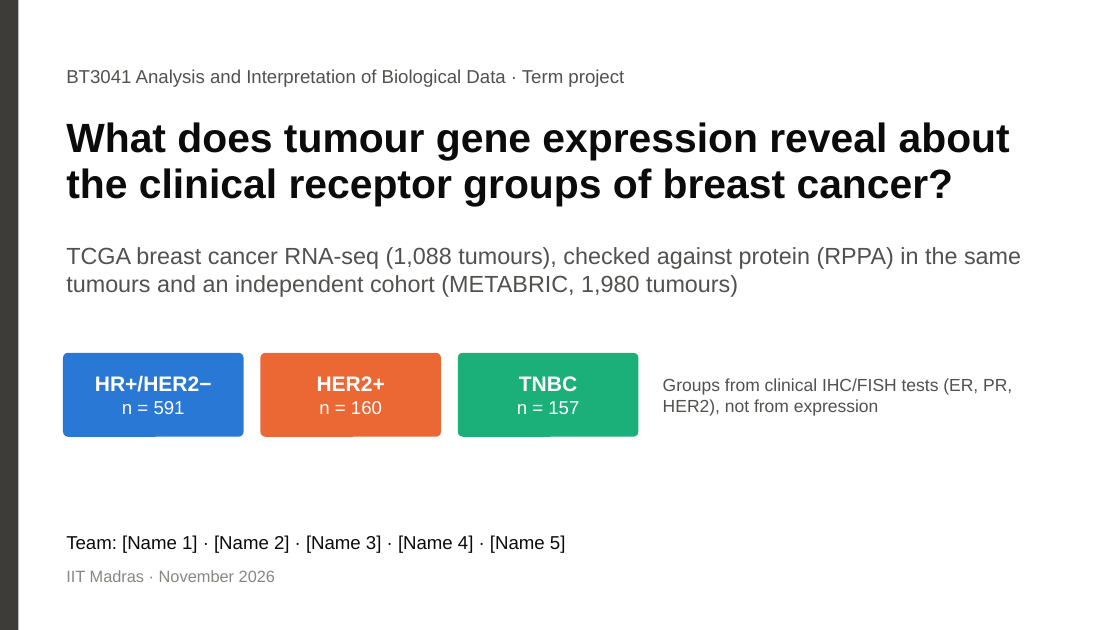
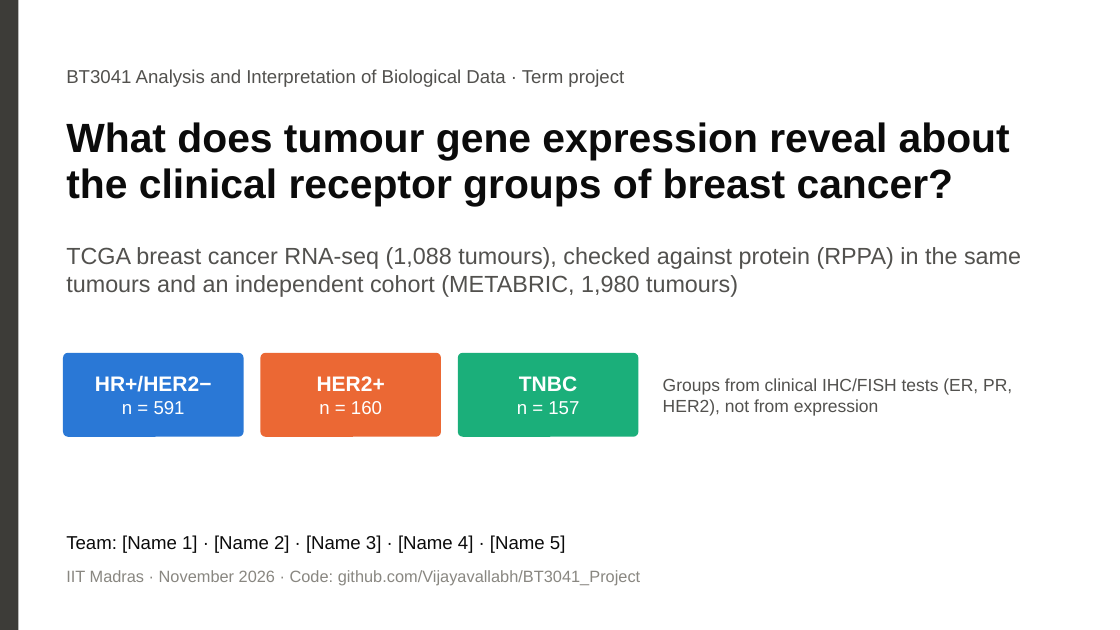
Before and after one commit to Vijayavallabh/BT3041_Project, a slide deck: slide 1 of step4_slides/BT3041_talk.pptx. Drawn at 1120x630 pixels with LibreOffice and Linux fonts; fonts in the diff are those of the drawing. Boxes give left, top, right and bottom in pixels: in the first picture for what was removed or moved away, otherwise in the second. Text is boxed around its words. In the diff, an @@ line names an element or a change of style, - is before the commit and + after.

Commit message:
Add repository link to report and slides; reword AI-use statement
Report: code link in 'Data and code availability' (AI logs stay in the private supplement). Slides: repo link on the title and closing slides. Q&A sheet and READMEs point to the repo.

```diff
--- a/step4_slides/BT3041_talk.pptx
+++ b/step4_slides/BT3041_talk.pptx
@@ text at [66,570,640,586]: text changed @@
-IIT Madras · November 2026
+IIT Madras · November 2026 · Code: github.com/Vijayavallabh/BT3041_Project
```
Also in this commit, not shown: 1 other slide changed, 9 other files.
